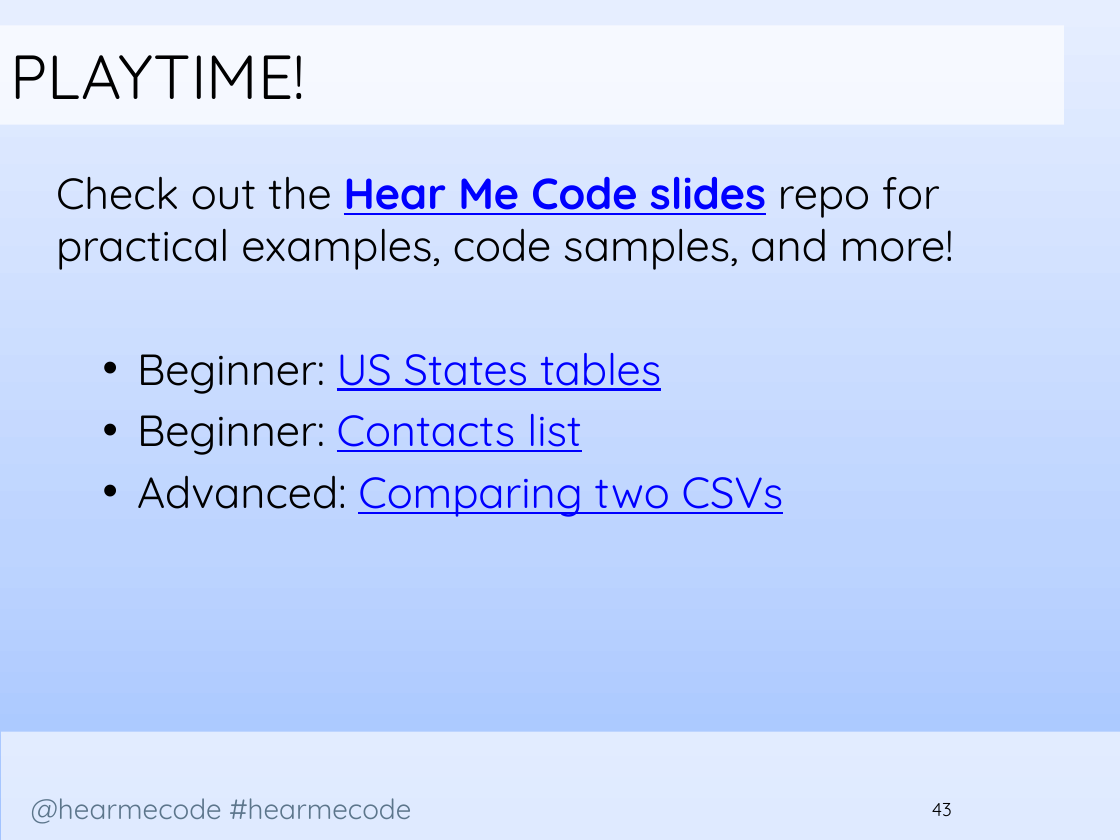
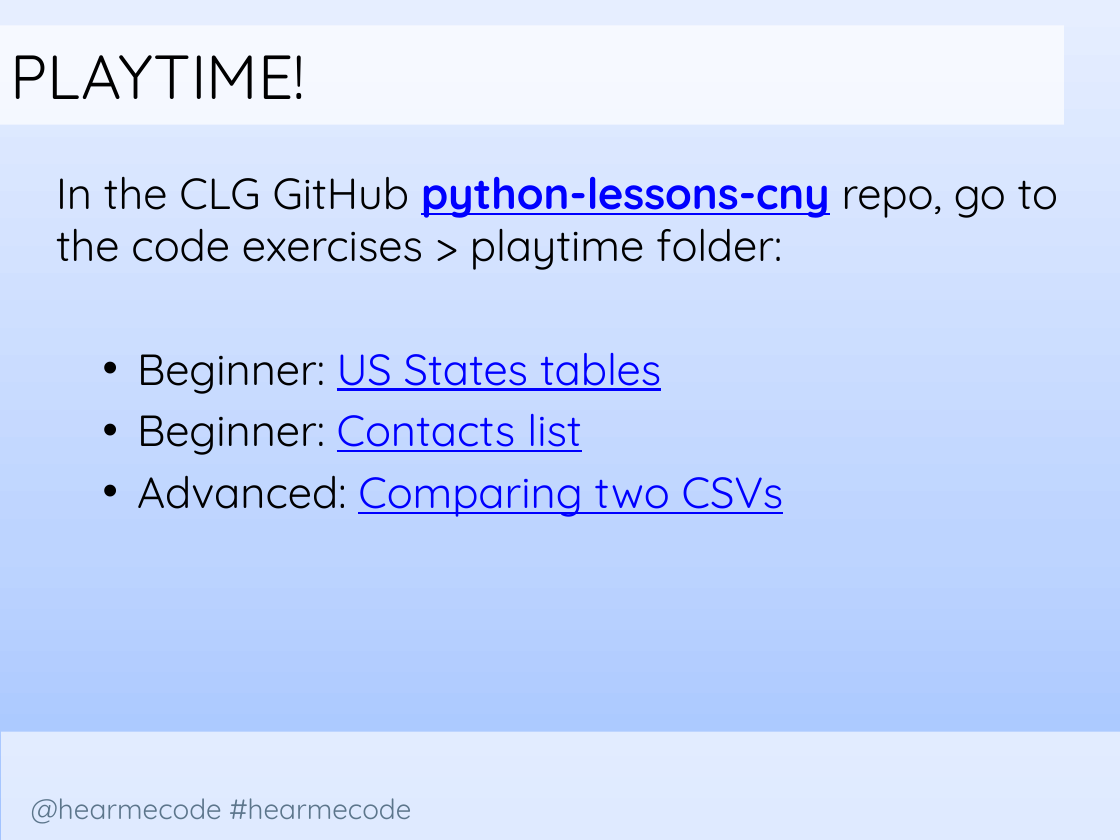
Before and after one commit to codelikeagirlcny/python-lessons-cny, a slide deck: slide 44 of slides/Lesson 3/Hear Me Code - File Handling and Dictionaries.pptx (slide 43 before the commit). Drawn at 1120x840 pixels with LibreOffice and Linux fonts; fonts in the diff are those of the drawing; background and template pictures are left out. Boxes give left, top, right and bottom in pixels: in the first picture for what was removed or moved away, otherwise in the second. Text is boxed around its words. In the diff, an @@ line names an element or a change of style, - is before the commit and + after.

Commit message:
lesson 3 slides: updated links to go to CLG repo; updated file path examples incl. fixing Windows example; misc fixes

```diff
--- a/slides/Lesson 3/Hear Me Code - File Handling and Dictionaries.pptx
+++ b/slides/Lesson 3/Hear Me Code - File Handling and Dictionaries.pptx
@@ text at [56, 176, 1058, 270]: text changed @@
-Check out the Hear Me Code slides repo for practical examples, code samples, and more!
+In the CLG GitHub python-lessons-cny repo, go to the code exercises > playtime folder:
@@ page number removed at [932, 803, 952, 816] @@
-43
```
Also in this commit, not shown: 23 other slides changed, 1 slide added, 1 other file.
